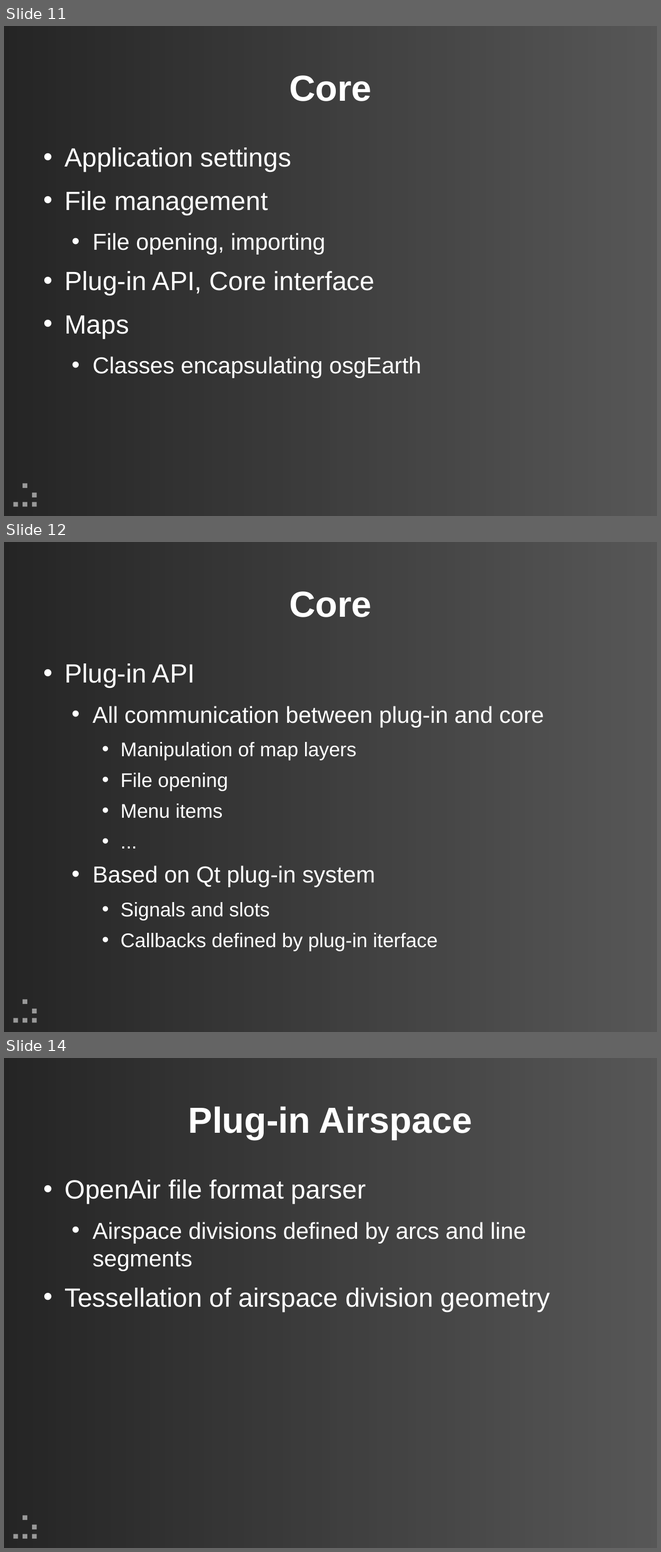
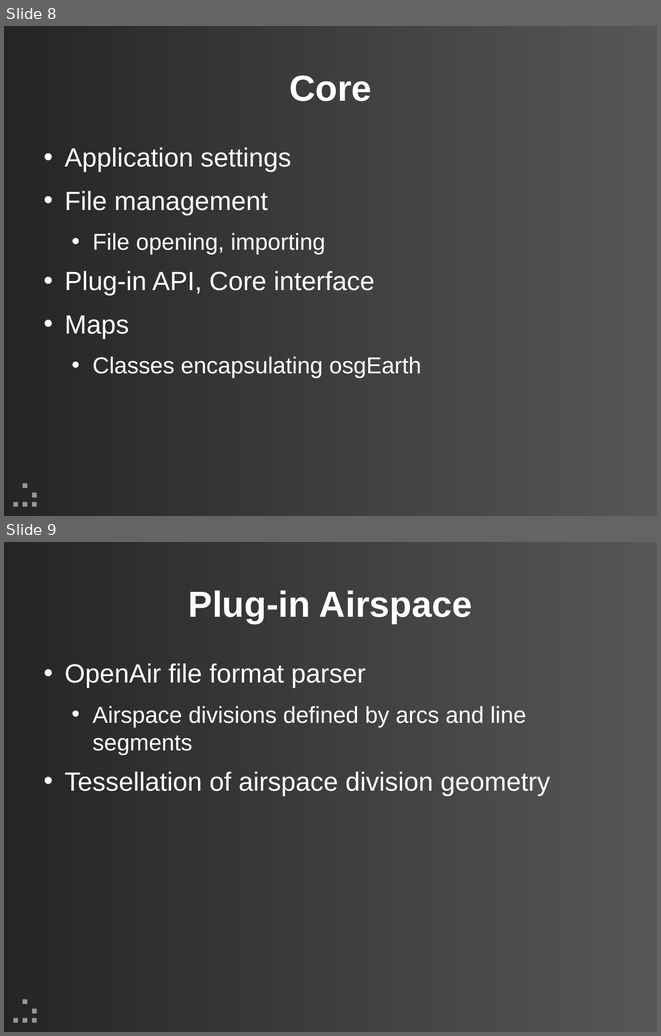
Before and after one commit to updraft/updraft, a slide deck: Docs/presentation.odp. Shown one above the other, each under a label of ours: slides 11, 12 and 14 before the commit, slides 8 and 9 after it; the slides between them are not shown. The pictures are 661x1552 and 661x1036 pixels, drawn with LibreOffice and Linux fonts; fonts in the diff are those of the drawing; background and template pictures are left out. Boxes give left, top, right and bottom in pixels: in the first picture for what was removed or moved away, otherwise in the second. Text is boxed around its words. In the diff, an @@ line names an element or a change of style, - is before the commit and + after.

```diff
--- a/Docs/presentation.odp
+++ b/Docs/presentation.odp
@@ slide 12 removed at (x1=4, y1=542, x2=657, y2=1032), background #333333; not listed: 6 template elements that a slide beside it also shows @@
@@ title removed at (x1=289, y1=591, x2=372, y2=617) @@
-Core
@@ text removed at (x1=64, y1=663, x2=544, y2=951) @@
-• Plug-in API
-  • All communication between plug-in and core
-    • Manipulation of map layers
-    • File opening
-    • Menu items
-    • ...
-  • Based on Qt plug-in system
-    • Signals and slots
-    • Callbacks defined by plug-in iterface
@@ what was slide 11 is now slide 8 @@
@@ what was slide 14 is now slide 9 @@
```
Also in this commit, not shown: 4 slides changed, 3 other slides removed.
